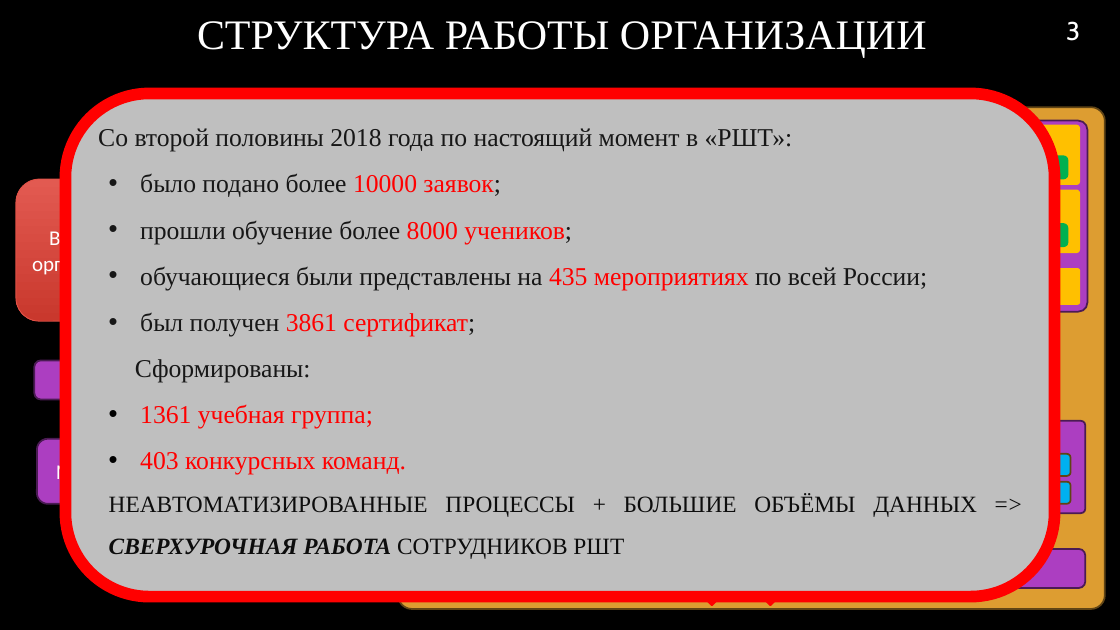
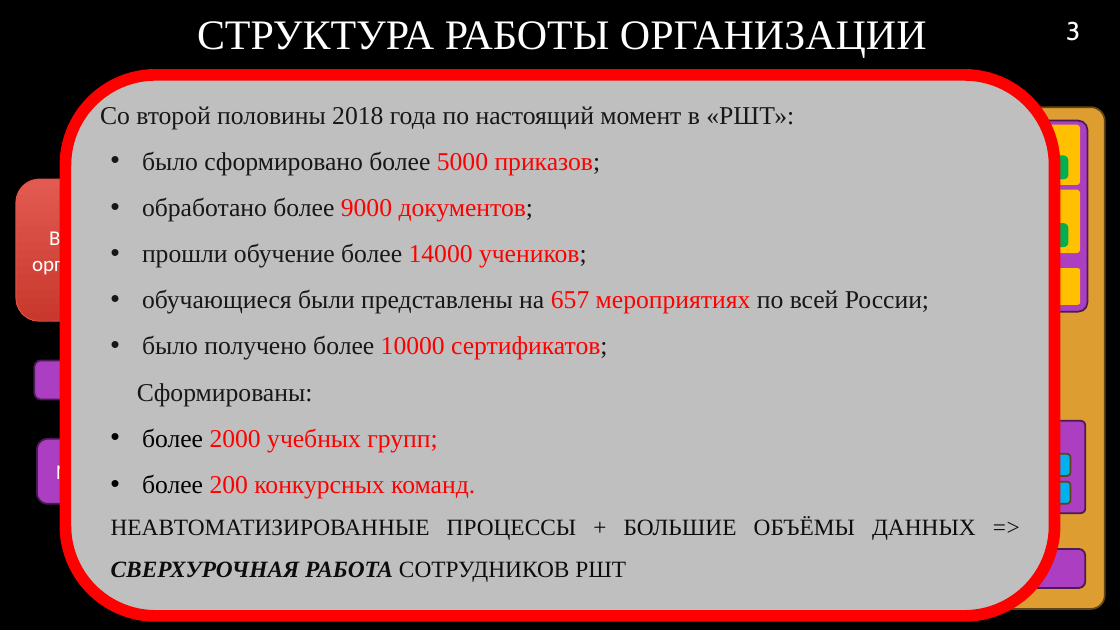
Before and after one commit to RAdKuzur/ASTU, a slide deck: slide 3 of Дипломная работа/Презентация.pptx. Drawn at 1120x630 pixels with LibreOffice and Linux fonts; fonts in the diff are those of the drawing; background and template pictures are left out. Boxes give left, top, right and bottom in pixels: in the first picture for what was removed or moved away, otherwise in the second. Text is boxed around its words. In the diff, an @@ line names an element or a change of style, - is before the commit and + after.

```diff
--- a/Дипломная работа/Презентация.pptx
+++ b/Дипломная работа/Презентация.pptx
@@ rounded rectangle "Со второй половины 2018 года ...": place and size @@
-rounded rectangle "Со второй половины 2018 года ..." at bbox=[66, 93, 1055, 597]
+rounded rectangle "Со второй половины 2018 года ..." at bbox=[66, 75, 1055, 616]
@@ text in rounded rectangle at bbox=[142, 151, 929, 360]: text changed @@
-  • было подано более 10000 заявок;
-  • прошли обучение более 8000 учеников;
-  • обучающиеся были представлены на 435 мероприятиях по всей России;
-  • был получен 3861 сертификат;
+  • было сформировано более 5000 приказов;
+  • обработано более 9000 документов;
+  • прошли обучение более 14000 учеников;
+  • обучающиеся были представлены на 657 мероприятиях по всей России;
+  • было получено более 10000 сертификатов;
@@ text in rounded rectangle at bbox=[142, 428, 475, 499]: text changed @@
-  • 1361 учебная группа;
-  • 403 конкурсных команд.
+  • более 2000 учебных групп;
+  • более 200 конкурсных команд.
```
Also in this commit, not shown: 1 other file.
